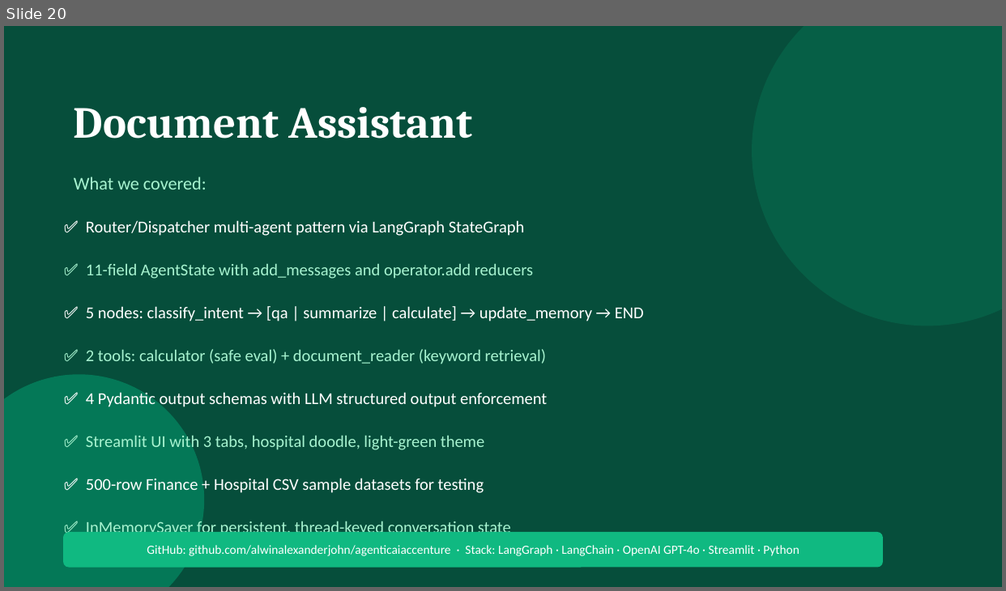
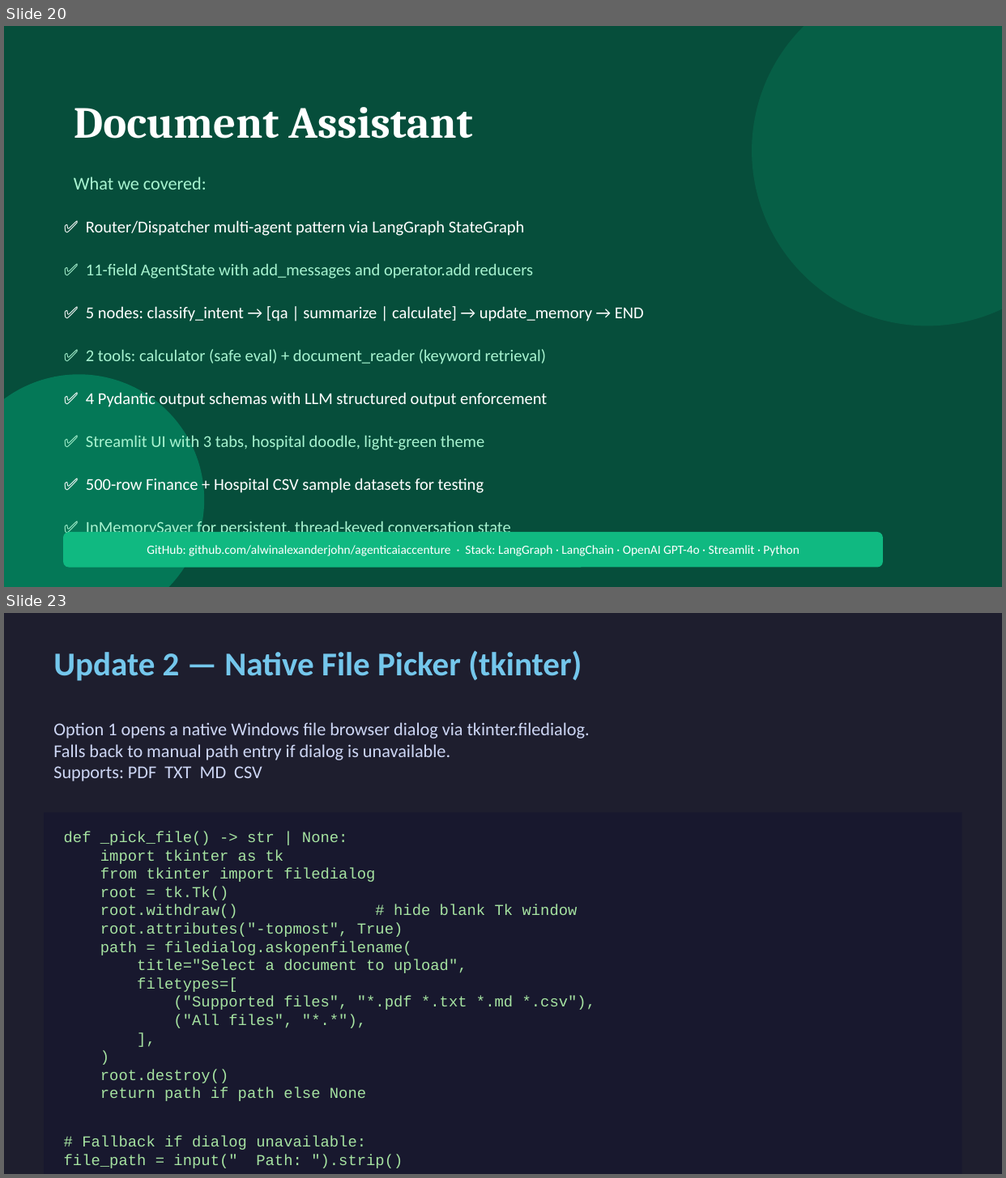
Before and after one commit to alwinalexanderjohn/agenticaiaccenture, a slide deck: Document_Assistant.pptx. Shown one above the other, each under a label of ours: slide 20 before the commit, slides 20 and 23 after it; the slides between them are not shown. The pictures are 1006x591 and 1006x1178 pixels, drawn with LibreOffice and Linux fonts; fonts in the diff are those of the drawing. Boxes give left, top, right and bottom in pixels: in the first picture for what was removed or moved away, otherwise in the second. Text is boxed around its words. In the diff, an @@ line names an element or a change of style, - is before the commit and + after.

```diff
--- a/Document_Assistant.pptx
+++ b/Document_Assistant.pptx
@@ slide 23 added at [4,613,1002,1174], background #1E1E2E @@
@@ text added at [53,650,582,681], 24 pt, text #74C7EC, bold @@
+Update 2 — Native File Picker (tkinter)
@@ text added at [53,722,590,781], 13 pt, text #CDD6F4 @@
+Option 1 opens a native Windows file browser dialog via tkinter.filedialog.
+Falls back to manual path entry if dialog is unavailable.
+Supports: PDF TXT MD CSV
@@ rectangle added at [44,812,962,1174], fill #18182E @@
@@ text added at [64,832,596,1169], 11 pt, text #A6E3A1 @@
+def _pick_file() -> str | None:
+import tkinter as tk
+from tkinter import filedialog
+root = tk.Tk()
+root.withdraw() # hide blank Tk window
+root.attributes("-topmost", True)
+path = filedialog.askopenfilename(
+title="Select a document to upload",
+filetypes=[
+("Supported files", "*.pdf *.txt *.md *.csv"),
+("All files", "*.*"),
+],
+)
+root.destroy()
+return path if path else None
+# Fallback if dialog unavailable:
+file_path = input(" Path: ").strip()
```
Also in this commit, not shown: 7 other slides added, 1 other file.
